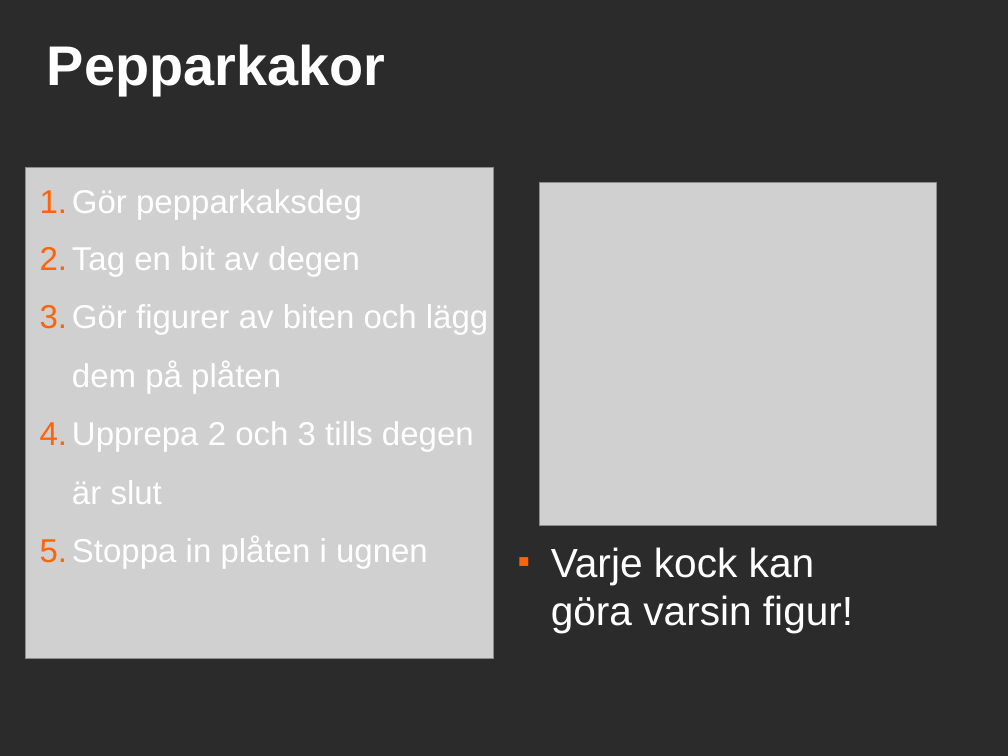
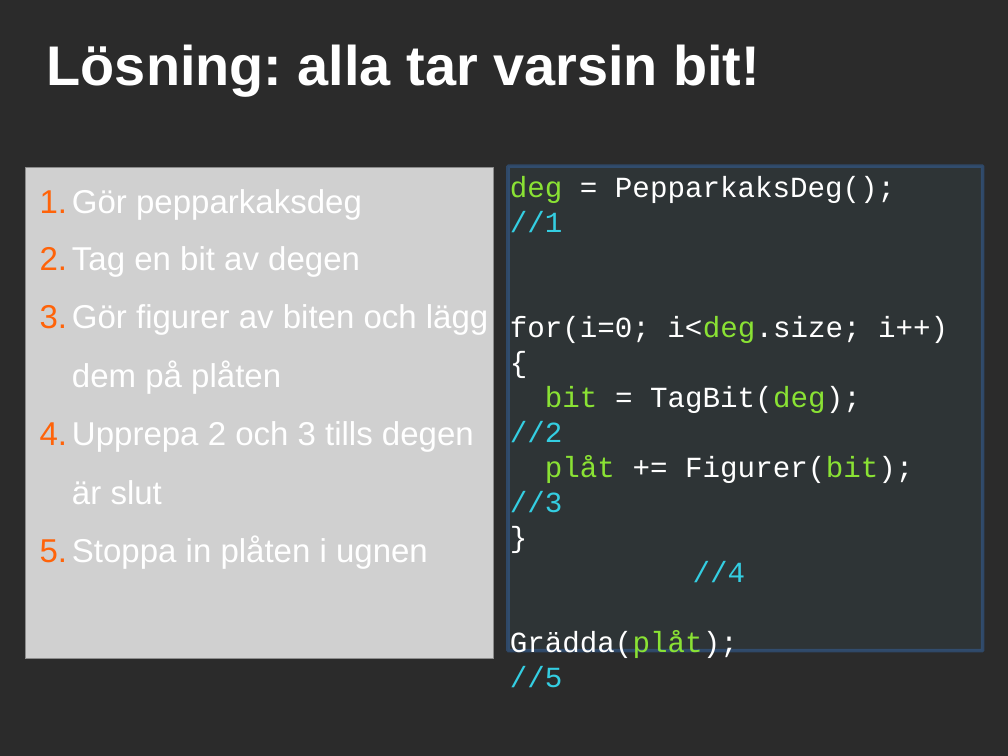
Before and after one commit to saifthe1/openfoam-openmp, a slide deck: slide 5 of presentation/pres.odp. Drawn at 1008x756 pixels with LibreOffice and Linux fonts; fonts in the diff are those of the drawing; grey boxes stand for pictures; background and template pictures are left out; a plain dark background stands for a picture behind light text. Boxes give left, top, right and bottom in pixels: in the first picture for what was removed or moved away, otherwise in the second. Text is boxed around its words. In the diff, an @@ line names an element or a change of style, - is before the commit and + after.

```diff
--- a/presentation/pres.odp
+++ b/presentation/pres.odp
@@ title at (x1=47, y1=44, x2=760, y2=95): text changed @@
-Pepparkakor
+Lösning: alla tar varsin bit!
@@ text added at (x1=509, y1=166, x2=983, y2=660), fill #2E3436, outline #3465A4 2.83 pt, 23 pt, text #FFFFFF @@
+deg = PepparkaksDeg(); //1
+for(i=0; i<deg.size; i++)
+{
+bit = TagBit(deg); //2
+plåt += Figurer(bit); //3
+} //4
+Grädda(plåt); //5
@@ picture removed at (x1=541, y1=183, x2=937, y2=526) @@
@@ text removed at (x1=551, y1=547, x2=853, y2=633) @@
-■ Varje kock kan göra varsin figur!
```
Also in this commit, not shown: 3 other slides changed, 1 slide added.
